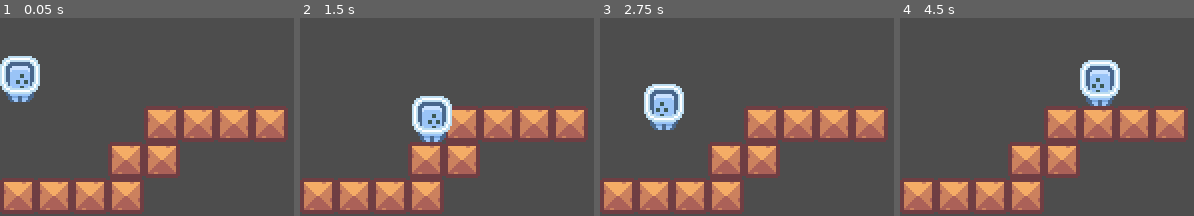
Above: before the commit, frames 1-4 (left to right).
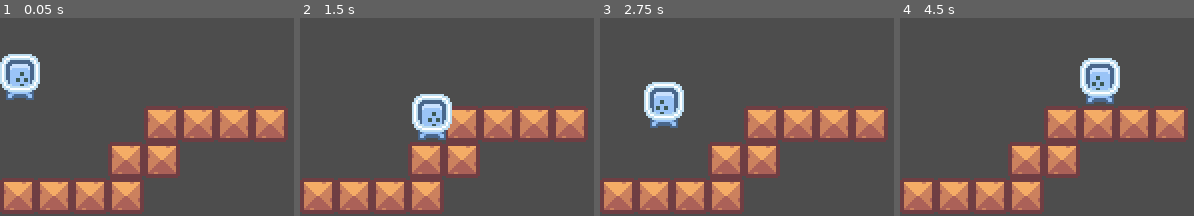
Above: after the commit, the same moments.

Repository: tyler99b/PixelPlatformer
Game: Godot game, scene res://World.tscn
Same seed, same stepped clock (60 frames per second), same inputs: the game is played once before the commit and once after it.
Inputs:
- Up to frame 1 (0.05 s): no input
- Up to frame 2 (1.5 s): hold Right (ui_right) from 0.53 s (still down); tap Up (ui_up) at 0.77 s
- Up to frame 3 (2.75 s): tap Up (ui_up) at 1.52 s; release Right (ui_right) at 2.03 s; hold Left (ui_left) from 2.03 s (still down)
- Up to frame 4 (4.5 s): release Left (ui_left) at 2.78 s; hold Right (ui_right) 2.78-4.28 s; tap Up (ui_up) at 3.02, 3.77 s; hold Left (ui_left) from 4.28 s (still down)

The runs differ from the first frame. In frame 1, 1.4% of the frame differs, in the area x 0-14%, y 18-43%; in frame 2, 1.4%; in frame 3, 1.4%; in frame 4, 1.4%.

Commit message:
Added animations and allowed for swapping character skins

Diff:
--- a/Player.gd
+++ b/Player.gd
@@ -8,49 +8,54 @@
 @export var FRICTION = 15
 # Get the gravity from the project settings to be synced with RigidBody nodes.
 var gravity = ProjectSettings.get_setting("physics/2d/default_gravity")
+@onready var animatedSprite = $AnimatedSprite2D
+
+func _ready():
+	animatedSprite.frames = load("res://PlayerBlueSkin.tres")
 
 func _physics_process(delta):
+
 	# Add the gravity.
 	apply_gravity()
 
 	var input = Vector2.ZERO
 	input.x = Input.get_action_strength("ui_right") - Input.get_action_strength("ui_left")
 
+	# Handle walking and friction
 	if input.x == 0:
+		animatedSprite.animation = "idle"
 		apply_friction()
 	else:
+		animatedSprite.animation = "walk"
 		apply_acceleration(input.x)
-	# Handle Jump.
+
+		# Flip sprite based on direction of movement
+		if input.x > 0:
+			animatedSprite.flip_h = true
+		elif input.x < 0:
+			animatedSprite.flip_h = false
+
+	# Handle jump
 	if is_on_floor():
 		if Input.is_action_just_pressed("ui_up"):
 			velocity.y = JUMP_VELOCITY
 	else:
+		animatedSprite.animation = "jump"
 		if Input.is_action_just_released("ui_up") and velocity.y < MIN_JUMP_VELOCITY:
 			velocity.y = MIN_JUMP_VELOCITY
 
+		# Apply fast fall gravity
 		if velocity.y > 0:
 			velocity.y += 4
 
+	var was_in_air = not is_on_floor()
+	move_and_slide()
+	var just_landed = is_on_floor() and was_in_air
+	if just_landed:
+		animatedSprite.animation = "walk"
+		animatedSprite.frame = 1
 
-	# Get the input direction and handle the movement/deceleration.
-	# As good practice, you should replace UI actions with custom gameplay actions.
-	var direction = Input.get_axis("ui_left", "ui_right")
-	if direction:
-	#	velocity.x = direction * SPEED
-		$AnimatedSprite2D.flip_h = velocity.x > 0
-	#else:
-	#	velocity.x = move_toward(velocity.x, 0, SPEED)
-
-	if velocity.length() > 0:
-		$AnimatedSprite2D.animation = "walk"
-
-	else:
-		$AnimatedSprite2D.animation = "idle"
-
-
-	$AnimatedSprite2D.play()
-
-	move_and_slide()
+	animatedSprite.play()
 
 func apply_gravity():
 	if not is_on_floor():
--- a/Player.tscn
+++ b/Player.tscn
@@ -1,41 +1,7 @@
-[gd_scene load_steps=8 format=3 uid="uid://c20b05jef5ka3"]
+[gd_scene load_steps=4 format=3 uid="uid://c20b05jef5ka3"]
 
-[ext_resource type="Texture2D" uid="uid://cf7kd5bv865pe" path="res://characters_packed.png" id="1_mign7"]
 [ext_resource type="Script" path="res://Player.gd" id="1_p6y1n"]
-
-[sub_resource type="AtlasTexture" id="AtlasTexture_1dsso"]
-atlas = ExtResource("1_mign7")
-region = Rect2(48, 0, 24, 24)
-
-[sub_resource type="AtlasTexture" id="AtlasTexture_d0l4c"]
-atlas = ExtResource("1_mign7")
-region = Rect2(48, 0, 24, 24)
-
-[sub_resource type="AtlasTexture" id="AtlasTexture_l06qh"]
-atlas = ExtResource("1_mign7")
-region = Rect2(72, 0, 24, 24)
-
-[sub_resource type="SpriteFrames" id="SpriteFrames_xcgm8"]
-animations = [{
-"frames": [{
-"duration": 1.0,
-"texture": SubResource("AtlasTexture_1dsso")
-}],
-"loop": true,
-"name": &"idle",
-"speed": 5.0
-}, {
-"frames": [{
-"duration": 1.0,
-"texture": SubResource("AtlasTexture_d0l4c")
-}, {
-"duration": 1.0,
-"texture": SubResource("AtlasTexture_l06qh")
-}],
-"loop": true,
-"name": &"walk",
-"speed": 5.0
-}]
+[ext_resource type="SpriteFrames" uid="uid://n7jys11h5pql" path="res://PlayerBlueSkin.tres" id="2_tcia0"]
 
 [sub_resource type="RectangleShape2D" id="RectangleShape2D_a2g3d"]
 size = Vector2(12, 19)
@@ -45,8 +11,9 @@
 script = ExtResource("1_p6y1n")
 
 [node name="AnimatedSprite2D" type="AnimatedSprite2D" parent="."]
-sprite_frames = SubResource("SpriteFrames_xcgm8")
-animation = &"walk"
+texture_filter = 1
+sprite_frames = ExtResource("2_tcia0")
+animation = &"idle"
 flip_h = true
 
 [node name="CollisionShape2D" type="CollisionShape2D" parent="."]
--- /dev/null
+++ b/PlayerBlueSkin.tres
@@ -0,0 +1,49 @@
+[gd_resource type="SpriteFrames" load_steps=6 format=3 uid="uid://n7jys11h5pql"]
+
+[ext_resource type="Texture2D" uid="uid://cf7kd5bv865pe" path="res://characters_packed.png" id="1_ocxkk"]
+
+[sub_resource type="AtlasTexture" id="AtlasTexture_1dsso"]
+atlas = ExtResource("1_ocxkk")
+region = Rect2(48, 0, 24, 24)
+
+[sub_resource type="AtlasTexture" id="AtlasTexture_sp8xu"]
+atlas = ExtResource("1_ocxkk")
+region = Rect2(72, 0, 24, 24)
+
+[sub_resource type="AtlasTexture" id="AtlasTexture_l06qh"]
+atlas = ExtResource("1_ocxkk")
+region = Rect2(72, 0, 24, 24)
+
+[sub_resource type="AtlasTexture" id="AtlasTexture_d0l4c"]
+atlas = ExtResource("1_ocxkk")
+region = Rect2(48, 0, 24, 24)
+
+[resource]
+animations = [{
+"frames": [{
+"duration": 1.0,
+"texture": SubResource("AtlasTexture_1dsso")
+}],
+"loop": true,
+"name": &"idle",
+"speed": 5.0
+}, {
+"frames": [{
+"duration": 1.0,
+"texture": SubResource("AtlasTexture_sp8xu")
+}],
+"loop": false,
+"name": &"jump",
+"speed": 5.0
+}, {
+"frames": [{
+"duration": 1.0,
+"texture": SubResource("AtlasTexture_l06qh")
+}, {
+"duration": 1.0,
+"texture": SubResource("AtlasTexture_d0l4c")
+}],
+"loop": true,
+"name": &"walk",
+"speed": 5.0
+}]
--- /dev/null
+++ b/PlayerGreenSkin.tres
@@ -0,0 +1,49 @@
+[gd_resource type="SpriteFrames" load_steps=6 format=3 uid="uid://dlatgsdoxpdnm"]
+
+[ext_resource type="Texture2D" uid="uid://cf7kd5bv865pe" path="res://characters_packed.png" id="1_lnr1y"]
+
+[sub_resource type="AtlasTexture" id="AtlasTexture_7o0km"]
+atlas = ExtResource("1_lnr1y")
+region = Rect2(0, 0, 24, 24)
+
+[sub_resource type="AtlasTexture" id="AtlasTexture_1pm7n"]
+atlas = ExtResource("1_lnr1y")
+region = Rect2(24, 0, 24, 24)
+
+[sub_resource type="AtlasTexture" id="AtlasTexture_cnp4p"]
+atlas = ExtResource("1_lnr1y")
+region = Rect2(24, 0, 24, 24)
+
+[sub_resource type="AtlasTexture" id="AtlasTexture_virqa"]
+atlas = ExtResource("1_lnr1y")
+region = Rect2(0, 0, 24, 24)
+
+[resource]
+animations = [{
+"frames": [{
+"duration": 1.0,
+"texture": SubResource("AtlasTexture_7o0km")
+}],
+"loop": true,
+"name": &"idle",
+"speed": 5.0
+}, {
+"frames": [{
+"duration": 1.0,
+"texture": SubResource("AtlasTexture_1pm7n")
+}],
+"loop": false,
+"name": &"jump",
+"speed": 5.0
+}, {
+"frames": [{
+"duration": 1.0,
+"texture": SubResource("AtlasTexture_cnp4p")
+}, {
+"duration": 1.0,
+"texture": SubResource("AtlasTexture_virqa")
+}],
+"loop": true,
+"name": &"walk",
+"speed": 5.0
+}]
